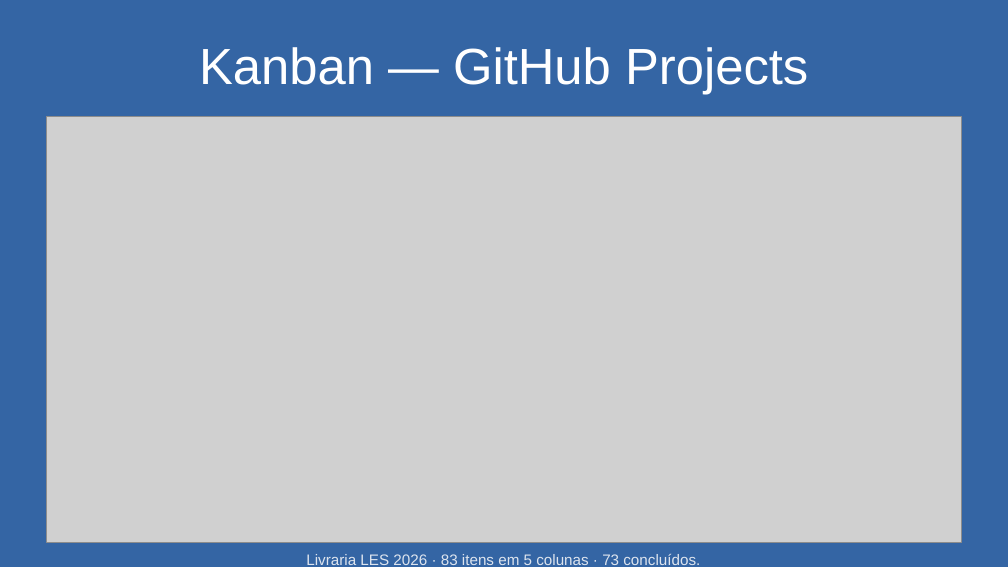
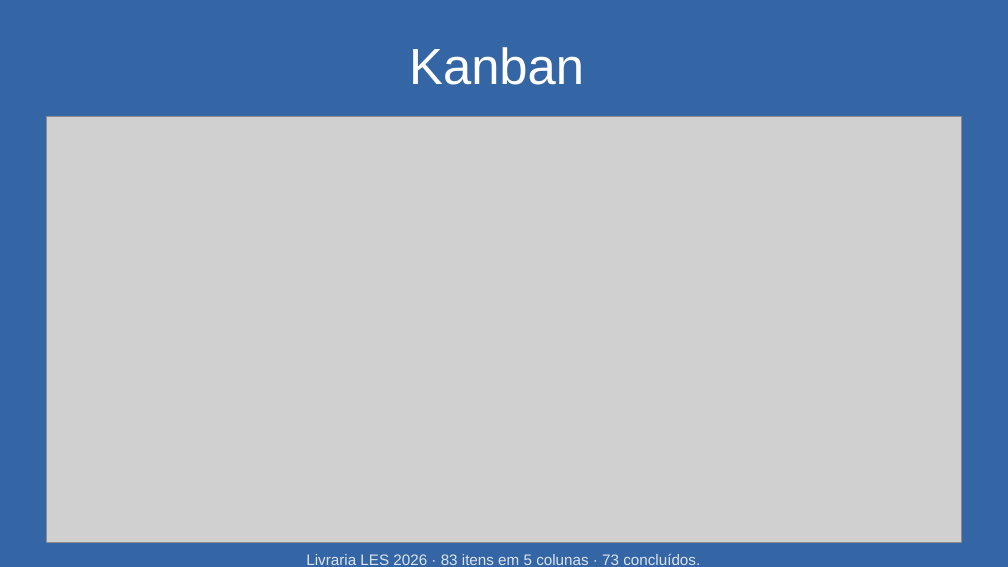
Before and after one commit to matheuskkg/les, a slide deck: slide 44 of docs/entregas/pptxs/17-11/17-11.pptx (slide 45 before the commit). Drawn at 1008x567 pixels with LibreOffice and Linux fonts; fonts in the diff are those of the drawing; grey boxes stand for pictures. Boxes give left, top, right and bottom in pixels: in the first picture for what was removed or moved away, otherwise in the second. Text is boxed around its words. In the diff, an @@ line names an element or a change of style, - is before the commit and + after.

```diff
--- a/docs/entregas/pptxs/17-11/17-11.pptx
+++ b/docs/entregas/pptxs/17-11/17-11.pptx
@@ text at (409,47,584,85): text changed @@
-Kanban — GitHub Projects
+Kanban
```
Also in this commit, not shown: 2 other slides changed, 2 slides added.
